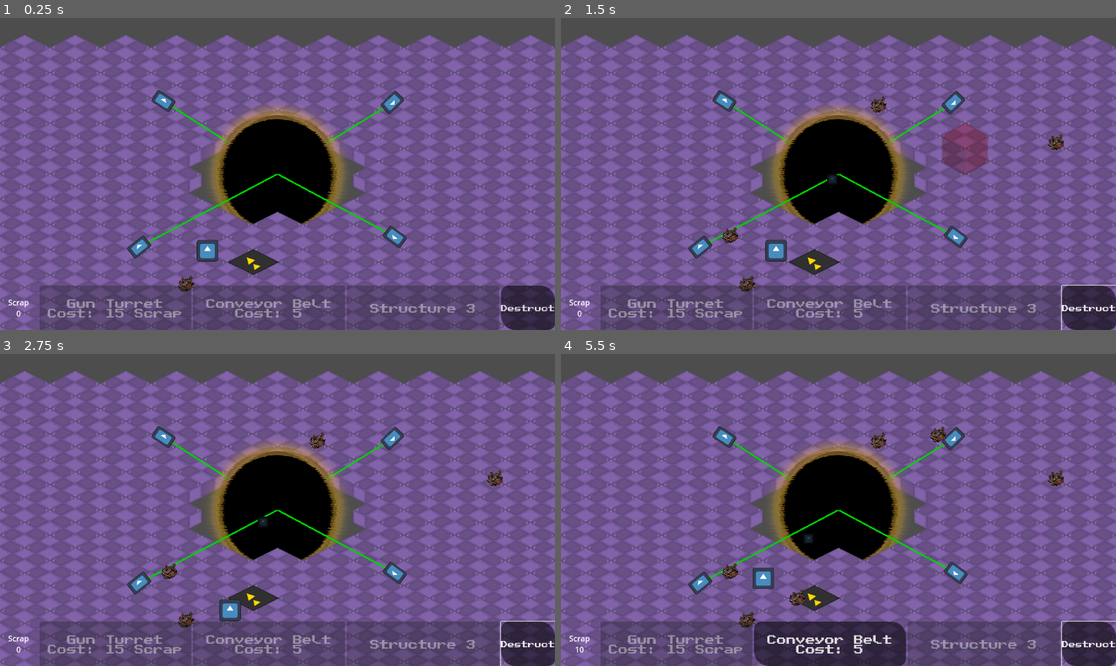
Above: before the commit, frames 1-4 (two rows, left to right).
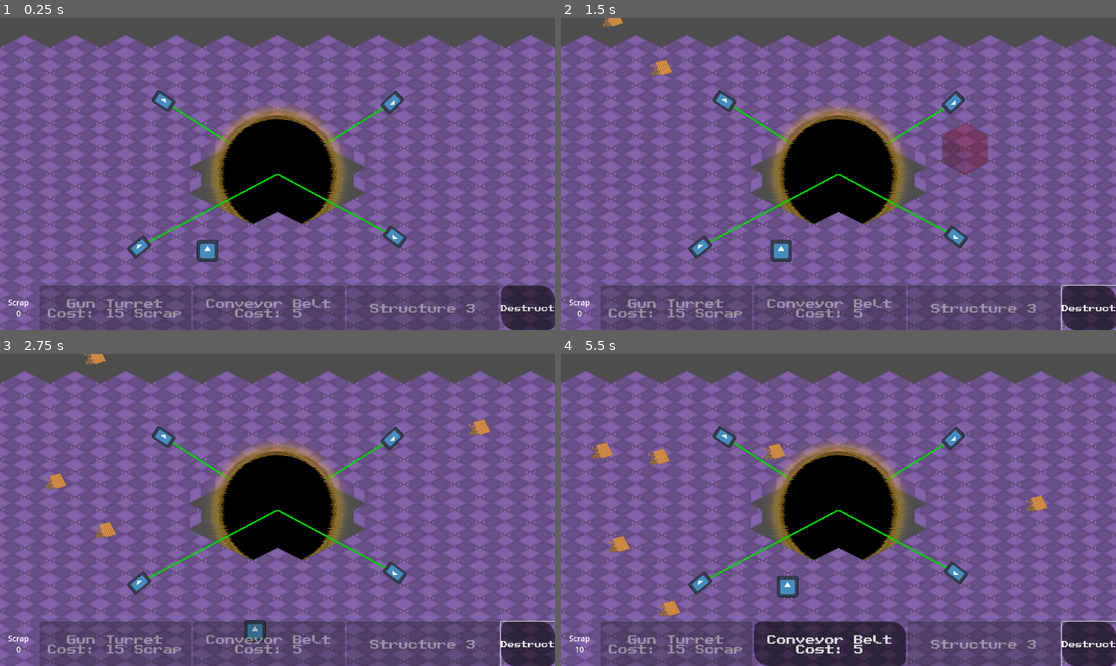
Above: after the commit, the same moments.

Repository: jkostello/Godot-Wild-Jam-69
Game: Godot game, scene res://level.tscn
Same seed, same stepped clock (60 frames per second), same inputs: the game is played once before the commit and once after it. The engine's default icon, where the game draws it, is replaced by a stand-in: a white triangle on a blue panel in a dark square.
Inputs (mouse positions are in pixels of both pictures, inside the frame that each line leads up to):
- Up to frame 1 (0.25 s): no input
- Up to frame 2 (1.5 s): click "Destruct" at 0.5 s; tap Enter at 1.25 s; move the mouse to (960, 158) at 1.27 s; hold D (right) from 1.28 s (still down); hold Space (deselect) from 1.28 s (still down); click (960, 158) at 1.42 s
- Up to frame 3 (2.75 s): move the mouse to (166, 525) at 2.02 s; release D (right) at 2.03 s; release Space (deselect) at 2.03 s; hold S (down) from 2.03 s (still down); tap 1 (select_structure_1) at 2.1 s
- Up to frame 4 (5.5 s): move the mouse to (894, 441) at 2.77 s; release S (down) at 2.78 s; hold D (right) 2.78-3.53 s; tap 2 (select_structure_2) at 2.85 s; move the mouse to (810, 572) at 3.52 s; hold W (up) 3.53-4.28 s; tap 3 (select_structure_3) at 3.6 s; click (810, 572) at 3.67 s; move the mouse to (1005, 556) at 4.27 s; hold R 4.28-5.03 s; hold A (left) from 4.28 s (still down); move the mouse to (672, 463) at 5.02 s; tap 0 at 5.1 s

The runs differ from the first frame. In frame 1, 0.5% of the frame differs, in the area x 32-51%, y 74-88%; in frame 2, 1.2%; in frame 3, 1.8%; in frame 4, 2.3%, in the area x 5-91%, y 23-88%.

Commit message:
Scrap spawns from sky

Diff:
--- a/level.tscn
+++ b/level.tscn
@@ -6,8 +6,6 @@
 [ext_resource type="PackedScene" uid="uid://xn4epdl40krm" path="res://void.tscn" id="3_gfdxi"]
 [ext_resource type="PackedScene" uid="uid://bgj4vp25lv1gd" path="res://laser.tscn" id="4_t28y2"]
 [ext_resource type="PackedScene" uid="uid://bkwa8366unv8y" path="res://player.tscn" id="5_w3uvl"]
-[ext_resource type="PackedScene" uid="uid://dpmmqadkrpebq" path="res://conveyor.tscn" id="7_hu7mx"]
-[ext_resource type="PackedScene" uid="uid://c7waafyi0ya1x" path="res://resources/resource.tscn" id="8_d4m44"]
 
 [sub_resource type="NavigationPolygon" id="NavigationPolygon_j53cu"]
 vertices = PackedVector2Array(150, 0, 0, 75, -150, 0, 0, -75)
@@ -69,10 +67,3 @@
 
 [node name="Camera2D" type="Camera2D" parent="."]
 zoom = Vector2(0.35, 0.35)
-
-[node name="Conveyor" parent="." instance=ExtResource("7_hu7mx")]
-position = Vector2(-143, 523)
-strength = null
-
-[node name="resource" parent="." instance=ExtResource("8_d4m44")]
-position = Vector2(-542, 652)
--- a/player.tscn
+++ b/player.tscn
@@ -10,6 +10,7 @@
 collision_layer = 2
 motion_mode = 1
 script = ExtResource("1_e0146")
+speed = 500.0
 
 [node name="CollisionShape2D" type="CollisionShape2D" parent="."]
 shape = SubResource("CircleShape2D_rjscj")
--- a/resources/resource.gd
+++ b/resources/resource.gd
@@ -2,9 +2,22 @@
 
 @onready var player = get_node("/root/Level/Player")
 @onready var structure_handler = get_node("/root/Level/CanvasLayer/structure_handler")
+var moving = true
+var destination_position = Vector2.ZERO
+
+func _ready():
+	destination_position = Vector2(self.global_position.x + randi_range(-100, 100), randi_range(-650, 650))
+
+
+func _physics_process(delta):
+	if moving:
+		self.global_position = self.global_position.move_toward(destination_position, 10)
+	if self.global_position == destination_position:
+		moving = false
+
 
 # Add resources to player & delete self
 func _on_area_2d_body_entered(body):
-	if (body == player):
+	if ((body == player) and (not moving)):
 		structure_handler.updateScrapUI(10)
 		queue_free()
--- a/resources/resource.tscn
+++ b/resources/resource.tscn
@@ -1,10 +1,10 @@
 [gd_scene load_steps=4 format=3 uid="uid://c7waafyi0ya1x"]
 
 [ext_resource type="Script" path="res://resources/resource.gd" id="1_4baw3"]
-[ext_resource type="Texture2D" uid="uid://c0822g2xvapu5" path="res://resources/test_scrap.png" id="1_6v7qg"]
+[ext_resource type="Texture2D" uid="uid://ckkug03ijdv3e" path="res://resources/scrap.png" id="2_aoe0f"]
 
 [sub_resource type="RectangleShape2D" id="RectangleShape2D_xyhcs"]
-size = Vector2(97, 95)
+size = Vector2(130, 96)
 
 [node name="resource" type="Node2D"]
 script = ExtResource("1_4baw3")
@@ -14,11 +14,11 @@
 collision_mask = 2
 
 [node name="CollisionShape2D" type="CollisionShape2D" parent="Area2D"]
-position = Vector2(-0.5, -0.5)
 shape = SubResource("RectangleShape2D_xyhcs")
 
 [node name="Sprite2D" type="Sprite2D" parent="."]
-scale = Vector2(0.1875, 0.1875)
-texture = ExtResource("1_6v7qg")
+position = Vector2(9.53674e-07, 0)
+scale = Vector2(0.719697, 0.719697)
+texture = ExtResource("2_aoe0f")
 
 [connection signal="body_entered" from="Area2D" to="." method="_on_area_2d_body_entered"]
--- a/void.gd
+++ b/void.gd
@@ -17,5 +17,5 @@
 	# TODO: make scrap spawn from sky and fall
 	if randi_range(0, 50) < 1: # 1/500 chance
 		var new_scrap = scrap.instantiate()
-		new_scrap.position = Vector2(randf_range(-1500, 1500), randf_range(-650, 650))
+		new_scrap.global_position = Vector2(randi_range(-1500, 1500), -1200)
 		get_tree().current_scene.add_child(new_scrap)
Not shown: 1 places in level.tscn that only renumber resources
Binary file added: resources/scrap.png
Not shown, added: resources/scrap.png.import
